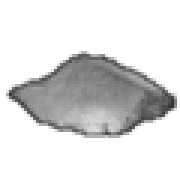
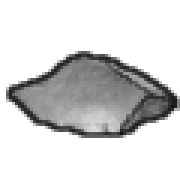
Layer changes from the first 180 × 180 image to the second:
painted on "Outline" over <box>6,51,180,138</box>
